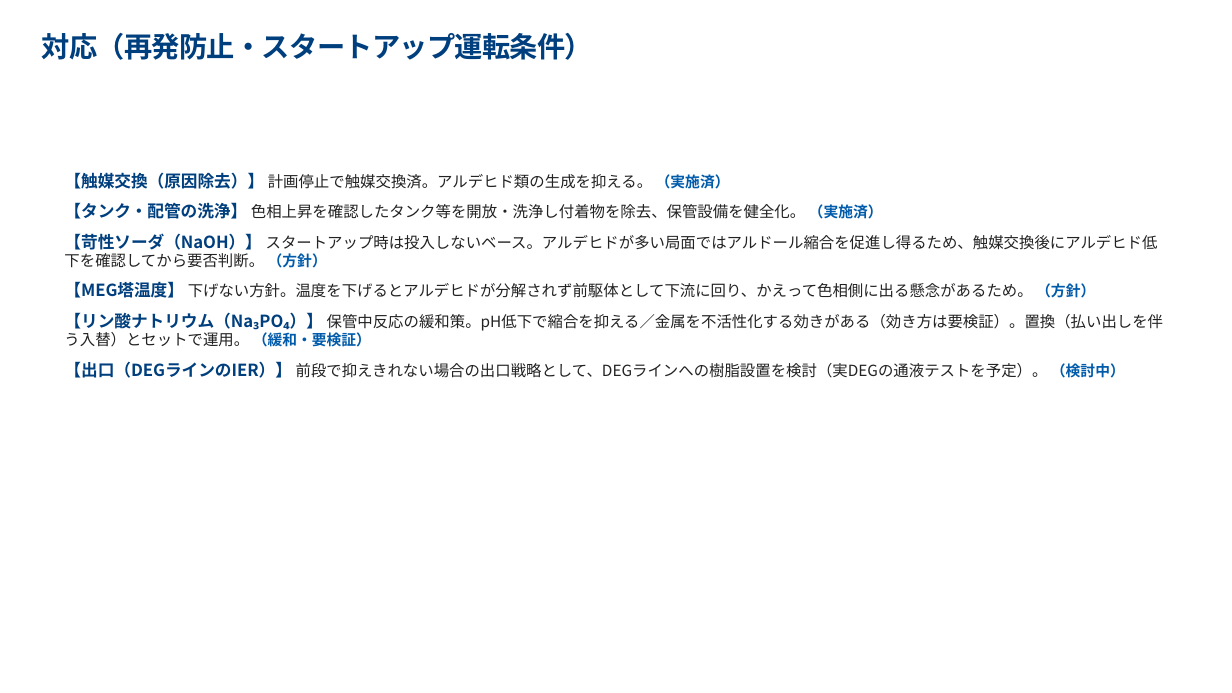
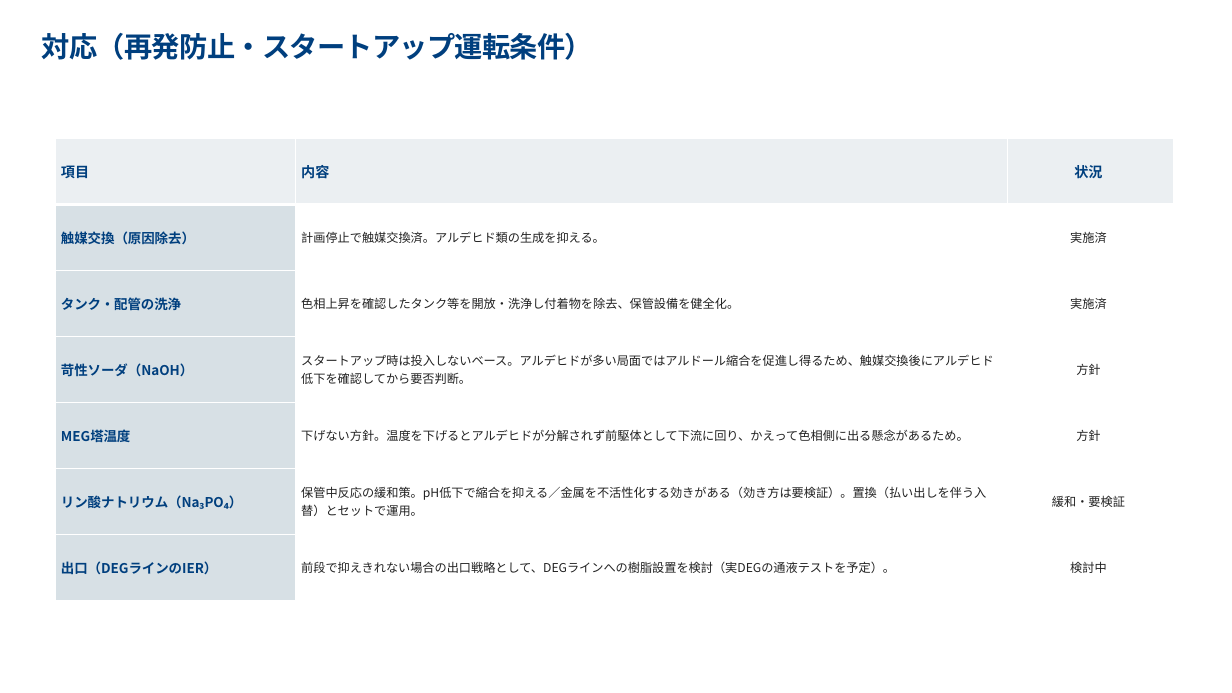
Before and after one commit to hiraoyosa-sys/Base, a slide deck: slide 10 of outputs/製品DEG色相悪化_対策会議.pptx (slide 9 before the commit). Drawn at 1232x693 pixels with LibreOffice and Linux fonts; fonts in the diff are those of the drawing. Boxes give left, top, right and bottom in pixels: in the first picture for what was removed or moved away, otherwise in the second. Text is boxed around its words. In the diff, an @@ line names an element or a change of style, - is before the commit and + after.

```diff
--- a/outputs/製品DEG色相悪化_対策会議.pptx
+++ b/outputs/製品DEG色相悪化_対策会議.pptx
@@ table added at [55,139,1174,601], 7 rows, 3 columns @@
+項目 | 内容 | 状況
+触媒交換（原因除去） | 計画停止で触媒交換済。アルデヒド類の生成を抑える。 | 実施済
+タンク・配管の洗浄 | 色相上昇を確認したタンク等を開放・洗浄し付着物を除去、保管設備を健全化。 | 実施済
+苛性ソーダ（NaOH） | スタートアップ時は投入しないベース。アルデヒドが多い局面ではアルドール縮合を促進し得るため、触媒交換後にアルデヒド低下を確認してから要否判断。 | 方針
+MEG塔温度 | 下げない方針。温度を下げるとアルデヒドが分解されず前駆体として下流に回り、かえって色相側に出る懸念があるため。 | 方針
+リン酸ナトリウム（Na₃PO₄） | 保管中反応の緩和策。pH低下で縮合を抑える／金属を不活性化する効きがある（効き方は要検証）。置換（払い出しを伴う入替）とセットで運用。 | 緩和・要検証
+出口（DEGラインのIER） | 前段で抑えきれない場合の出口戦略として、DEGラインへの樹脂設置を検討（実DEGの通液テストを予定）。 | 検討中
@@ text removed at [64,172,1163,378] @@
-【触媒交換（原因除去）】 計画停止で触媒交換済。アルデヒド類の生成を抑える。 （実施済）
-【タンク・配管の洗浄】 色相上昇を確認したタンク等を開放・洗浄し付着物を除去、保管設備を健全化。 （実施済）
-【苛性ソーダ（NaOH）】 スタートアップ時は投入しないベース。アルデヒドが多い局面ではアルドール縮合を促進し得るため、触媒交換後にアルデヒド低下を確認してから要否判断。 （方針）
-【MEG塔温度】 下げない方針。温度を下げるとアルデヒドが分解されず前駆体として下流に回り、かえって色相側に出る懸念があるため。 （方針）
-【リン酸ナトリウム（Na₃PO₄）】 保管中反応の緩和策。pH低下で縮合を抑える／金属を不活性化する効きがある（効き方は要検証）。置換（払い出しを伴う入替）とセットで運用。 （緩和・要検証）
-【出口（DEGラインのIER）】 前段で抑えきれない場合の出口戦略として、DEGラインへの樹脂設置を検討（実DEGの通液テストを予定）。 （検討中）
```
Also in this commit, not shown: 5 other slides changed, 1 slide added, 6 other files.
